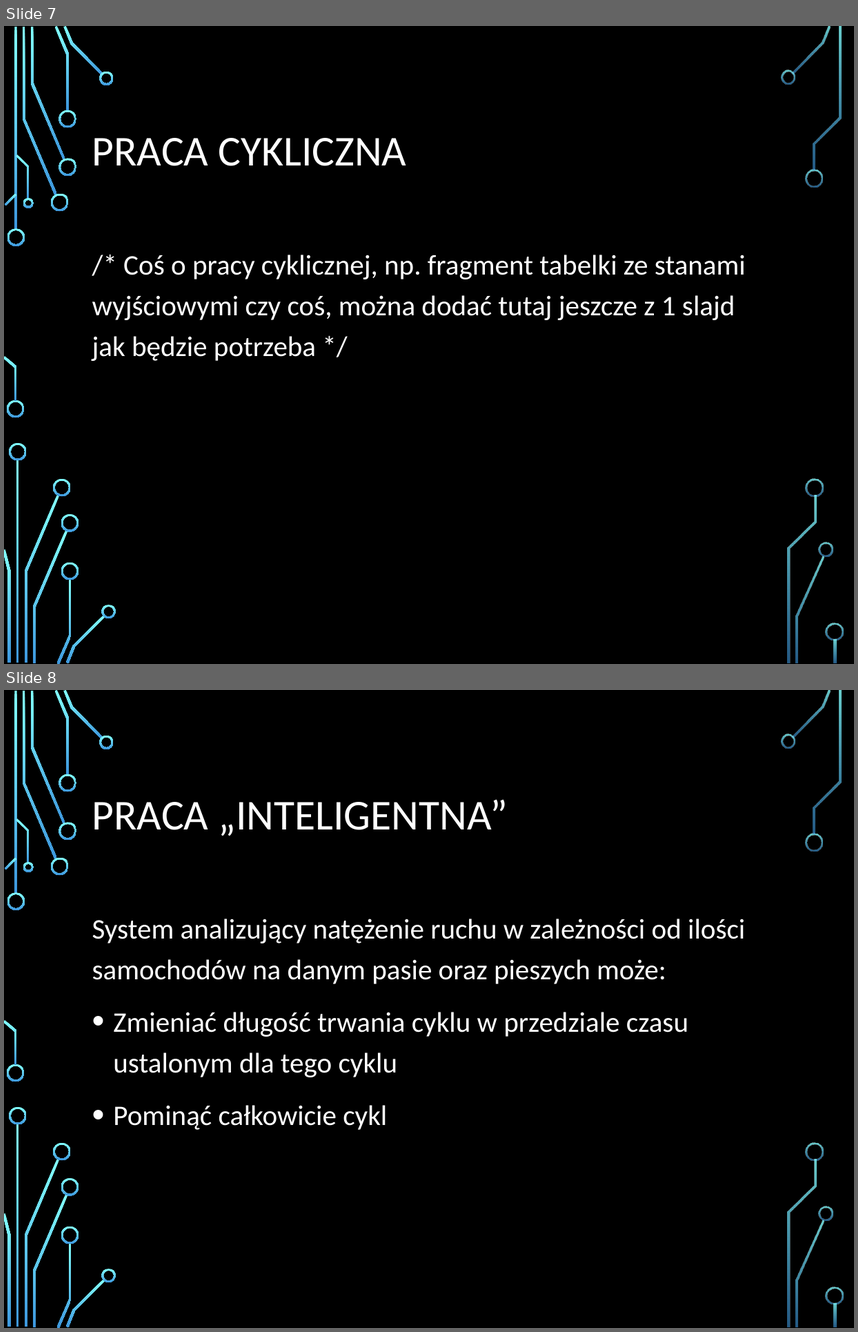
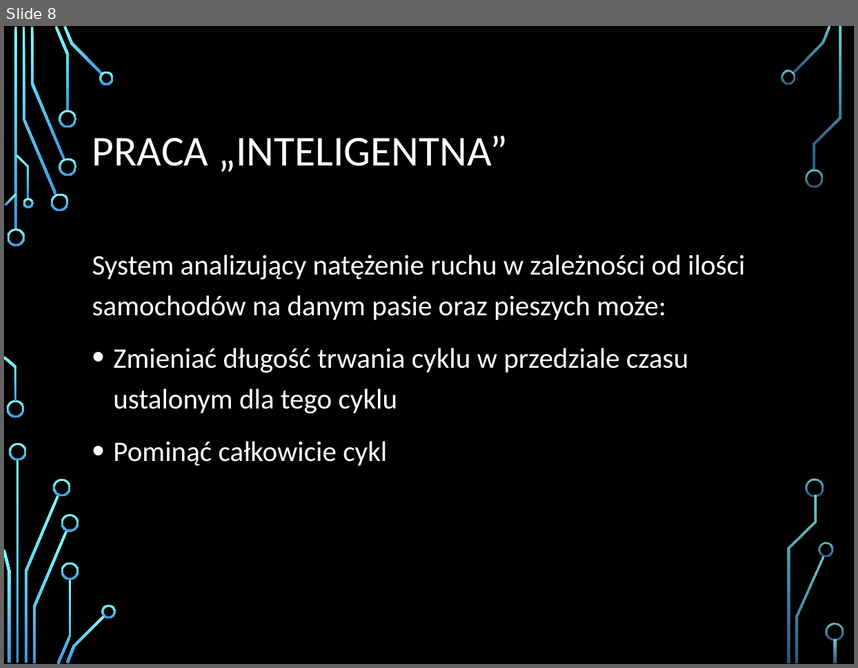
Before and after one commit to MooVx/AP_swiatla, a slide deck: Prezentacja/Prezentacja.pptx. Shown one above the other, each under a label of ours: slides 7 and 8 before the commit, slide 8 after it. The pictures are 858x1332 and 858x668 pixels, drawn with LibreOffice and Linux fonts; fonts in the diff are those of the drawing; background and template pictures are left out. Boxes give left, top, right and bottom in pixels: in the first picture for what was removed or moved away, otherwise in the second. Text is boxed around its words. In the diff, an @@ line names an element or a change of style, - is before the commit and + after.

```diff
--- a/Prezentacja/Prezentacja.pptx
+++ b/Prezentacja/Prezentacja.pptx
@@ slide 7 removed at (4, 26, 854, 664), background picture (left out); not listed: 36 template elements that a slide beside it also shows @@
@@ title removed at (92, 138, 406, 166) @@
-PRACA CYKLICZNA
@@ text removed at (92, 254, 746, 361) @@
-/* Coś o pracy cyklicznej, np. fragment tabelki ze stanami wyjściowymi czy coś, można dodać tutaj jeszcze z 1 slajd jak będzie potrzeba */
```
Also in this commit, not shown: 2 slides changed, 1 slide added.
